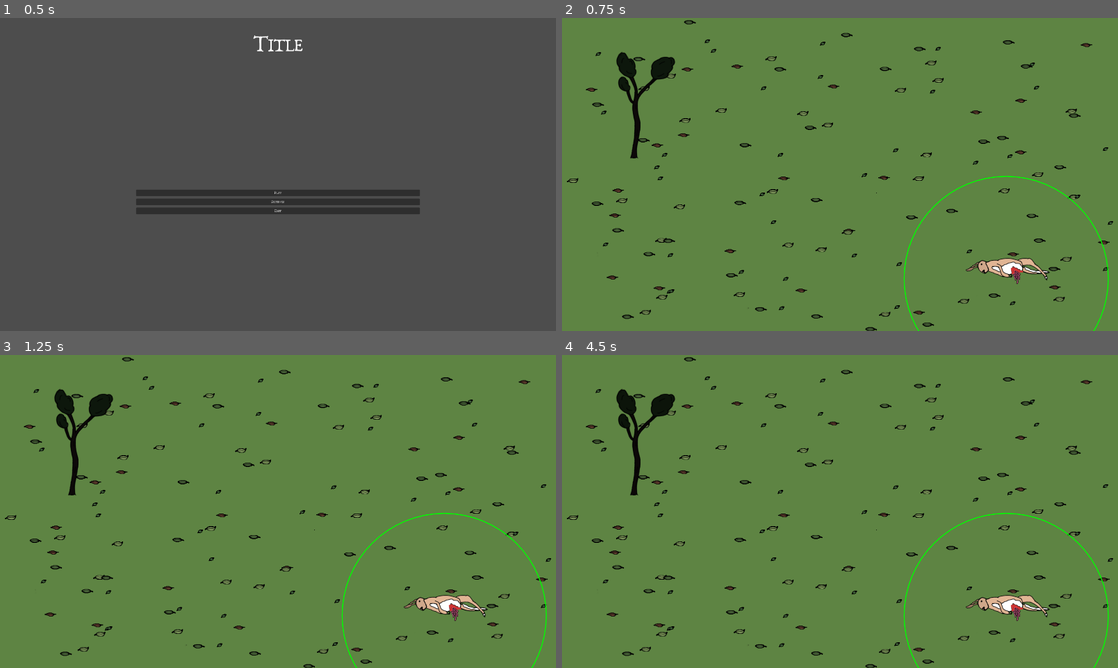
Above: before the commit, frames 1-4 (two rows, left to right).
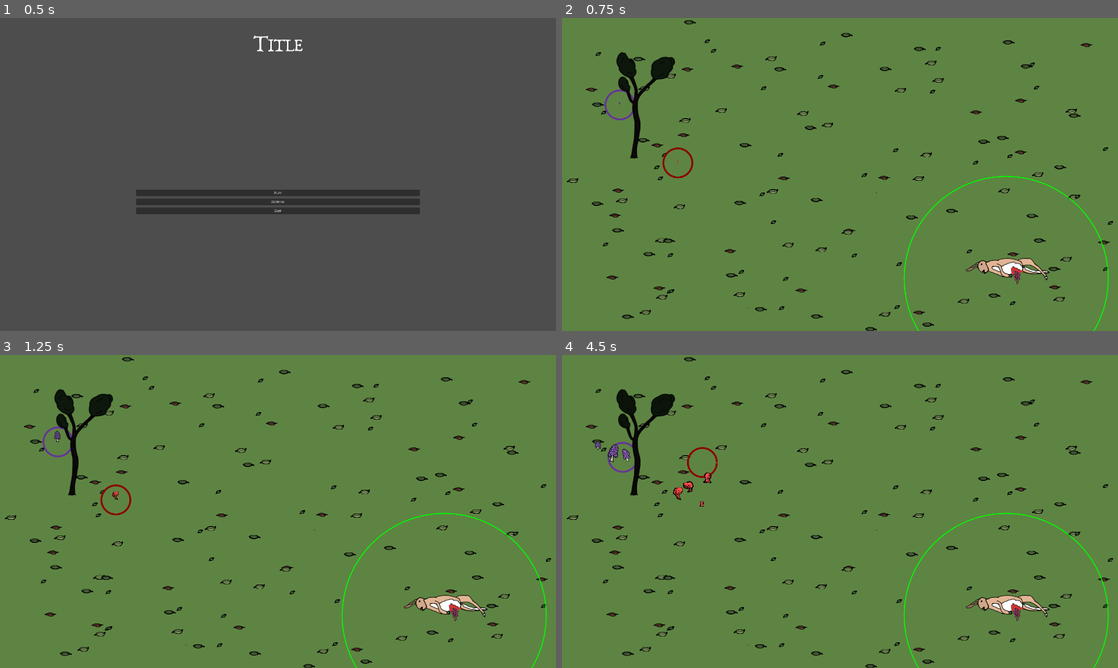
Above: after the commit, the same moments.

Repository: carcinizer/slavic-2025
Game: Godot game, scene res://scenes/main_menu.tscn
Two runs of this game, one before a commit and one after it. Both use one fixed random seed, a clock stepped at 60 frames per second and the inputs below.
Inputs:
- Up to frame 1 (0.5 s): no input
- Up to frame 2 (0.75 s): click "Play" at 0.5 s
- Up to frame 3 (1.25 s): no input
- Up to frame 4 (4.5 s): tap Enter at 1.25 s; hold Right (right1) 1.28-2.03 s; tap S (down2) at 1.35, 4.35 s; hold Down (down1) 2.03-2.78 s; tap A (left2) at 2.1 s; hold Right (right1) 2.78-3.53 s; tap D (right2) at 2.85 s; hold Up (up1) 3.53-4.28 s; tap W (up2) at 3.6 s; hold Left (left1) from 4.28 s (still down)

Frame 1 is identical in both runs. In frame 2, 0.2% of the frame differs, in the area x 7-24%, y 22-52%; in frame 3, 0.2%; in frame 4, 0.5%, in the area x 5-28%, y 27-49%.
Error before the commit: Parse Error: Identifier "my_tree" not declared in the current scope. (res://src/mushroom.gd:103)

Commit message:
post merge fixes

Diff:
--- a/scenes/map.tscn
+++ b/scenes/map.tscn
@@ -40,8 +40,6 @@
 [node name="Tree" parent="." instance=ExtResource("3_gldc4")]
 position = Vector2(239, 484)
 hp = 20.0
-max_hp = 100.0
-radius = 100.0
 
 [node name="Sprite2D" type="Sprite2D" parent="."]
 z_index = -8
--- a/src/mushroom.gd
+++ b/src/mushroom.gd
@@ -20,6 +20,7 @@
 var my_lifeline: StaticBody2D = null
 var my_cursor: Cursor = null
 
+var my_tree = null
 
 var nearby_mushrooms: Array[Mushroom]
 
@@ -107,14 +108,6 @@
 
 	modulate = Color.WHITE if latest_pulse % 10 > 5 else Color.WHITE.darkened(0.1)
 
-func send_tree_pulse(obj: LifeTree, frame: int):
-	if frame > latest_pulse:
-		latest_pulse = frame
-		latest_pulse_source = obj
-		for i in nearby_mushrooms:
-			i.send_tree_pulse(latest_pulse_source, latest_pulse)
-
-
 	## Overgrowing
 	if hp >= max_hp:
 		explode()
@@ -122,7 +115,15 @@
 		#$ExplosionArea.monitoring = true
 		hp -= overgrowth_decay_speed * _delta
 	#else: $ExplosionArea.monitoring = false
-	print($ExplosionArea.has_overlapping_bodies())
+	#print($ExplosionArea.has_overlapping_bodies())
+
+
+func send_tree_pulse(obj: LifeTree, frame: int):
+	if frame > latest_pulse:
+		latest_pulse = frame
+		latest_pulse_source = obj
+		for i in nearby_mushrooms:
+			i.send_tree_pulse(latest_pulse_source, latest_pulse)
 
 
 func explode():
Not shown: 1 places in scenes/map.tscn that only renumber resources
